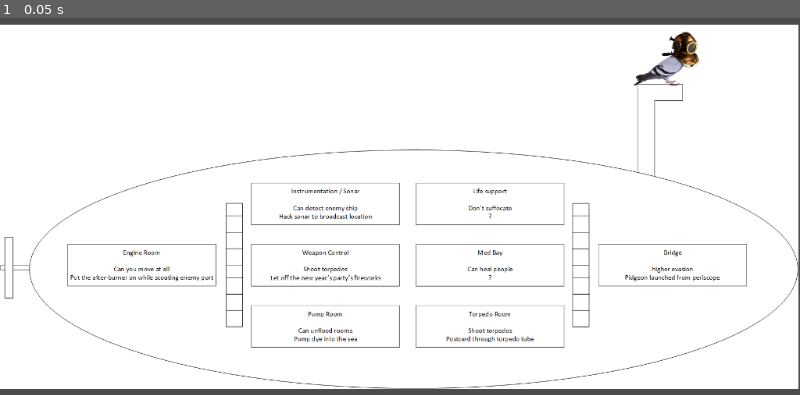
Above: before the commit, frame 1.
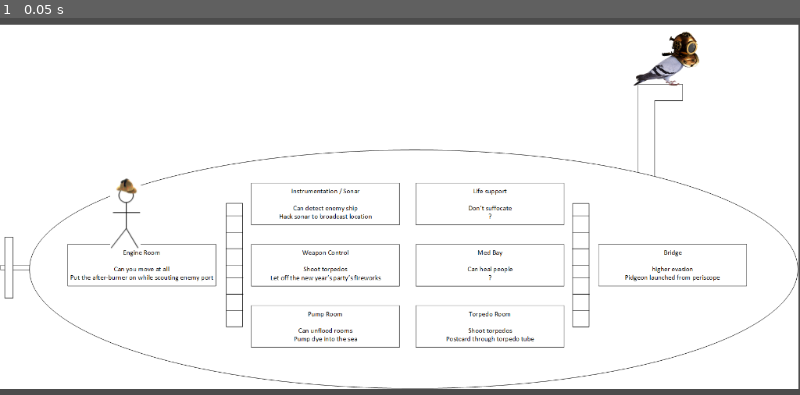
Above: after the commit, the same moment.

Repository: danielcannell/deep-clue-sea
Game: Godot game, scene res://Main.tscn
The game is run twice, just before and just after one commit, with the same random seed, the same clock (stepped at 60 frames per second) and the same inputs.
Inputs:
- Up to frame 1 (0.05 s): no input

The runs differ from the first frame. In frame 1, 0.2% of the frame differs, in the area x 13-18%, y 42-62%.

Commit message:
Main scene updates

Diff:
--- a/Main.tscn
+++ b/Main.tscn
@@ -1,14 +1,16 @@
-[gd_scene load_steps=3 format=2]
+[gd_scene load_steps=4 format=2]
 
 [ext_resource path="res://submarine/Submarine.tscn" type="PackedScene" id=1]
-[ext_resource path="res://hud/HUD.tscn" type="PackedScene" id=2]
-
-
+[ext_resource path="res://player/Player.tscn" type="PackedScene" id=2]
+[ext_resource path="res://hud/HUD.tscn" type="PackedScene" id=3]
 
 [node name="Main" type="Node" index="0"]
 
 [node name="Submarine" parent="." index="0" instance=ExtResource( 1 )]
 
-layer = 0
+[node name="Player" parent="." index="1" instance=ExtResource( 2 )]
 
-[node name="HUD" parent="." index="1" instance=ExtResource( 2 )]
+position = Vector2( 160.665, 305.817 )
+_sections_unfolded = [ "Z Index" ]
+
+[node name="HUD" parent="." index="2" instance=ExtResource( 3 )]
--- a/hud/HUD.tscn
+++ b/hud/HUD.tscn
@@ -1,6 +1,6 @@
 [gd_scene format=2]
 
-[node name="CanvasLayer" type="CanvasLayer" index="0"]
+[node name="CanvasLayer" type="CanvasLayer"]
 
 layer = 1
 offset = Vector2( 0, 0 )
--- /dev/null
+++ b/player/Player.tscn
@@ -0,0 +1,39 @@
+[gd_scene load_steps=4 format=2]
+
+[ext_resource path="res://player/player.png" type="Texture" id=1]
+
+[sub_resource type="SpriteFrames" id=1]
+
+animations = [ {
+"frames": [ ExtResource( 1 ) ],
+"loop": true,
+"name": "right",
+"speed": 5.0
+} ]
+
+[sub_resource type="RectangleShape2D" id=2]
+
+custom_solver_bias = 0.0
+extents = Vector2( 20.3401, 46.3464 )
+
+[node name="Area2D" type="Area2D"]
+
+input_pickable = true
+gravity_vec = Vector2( 0, 1 )
+gravity = 98.0
+linear_damp = 0.1
+angular_damp = 1.0
+audio_bus_override = false
+audio_bus_name = "Master"
+__meta__ = {
+"_edit_group_": true
+}
+
+[node name="AnimatedSprite" type="AnimatedSprite" parent="." index="0"]
+
+frames = SubResource( 1 )
+animation = "right"
+
+[node name="CollisionShape2D" type="CollisionShape2D" parent="." index="1"]
+
+shape = SubResource( 2 )
--- a/submarine/Submarine.tscn
+++ b/submarine/Submarine.tscn
@@ -2,16 +2,9 @@
 
 [ext_resource path="res://submarine/submarine.png" type="Texture" id=1]
 
+[node name="Submarine" type="Node2D"]
 
-[node name="CanvasLayer" type="CanvasLayer"]
-
-layer = 1
-offset = Vector2( 0, 0 )
-rotation = 0.0
-scale = Vector2( 1, 1 )
-transform = Transform2D( 1, 0, 0, 1, 0, 0 )
-
-[node name="submarine" type="TextureRect" parent="." index="0"]
+[node name="image" type="TextureRect" parent="." index="0"]
 
 anchor_left = 0.0
 anchor_top = 0.0
Not shown, added: player/player.png.import
